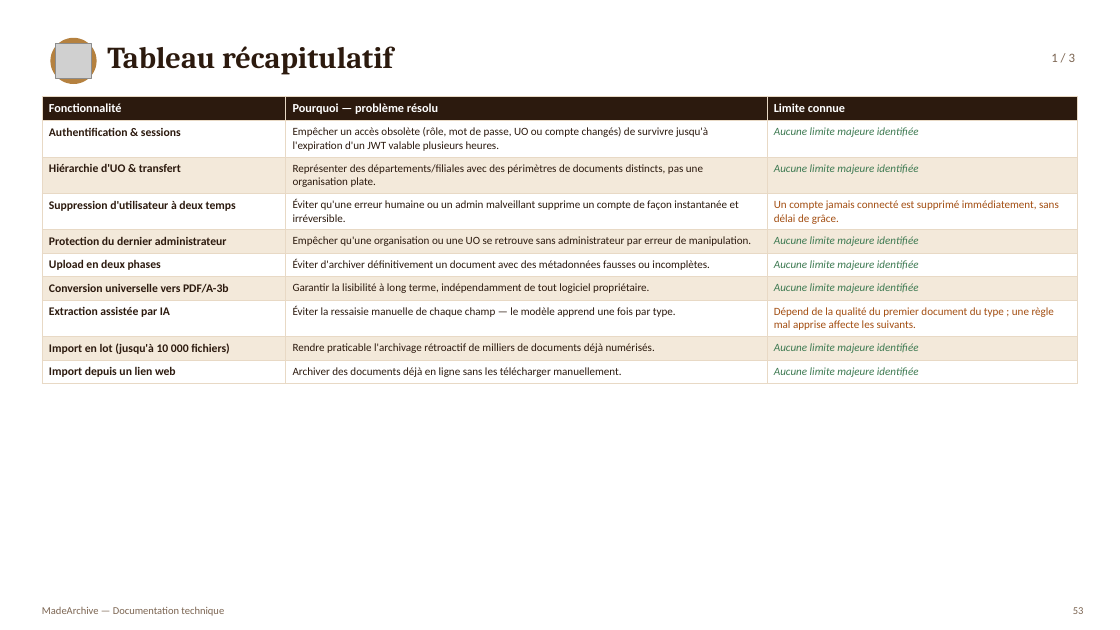
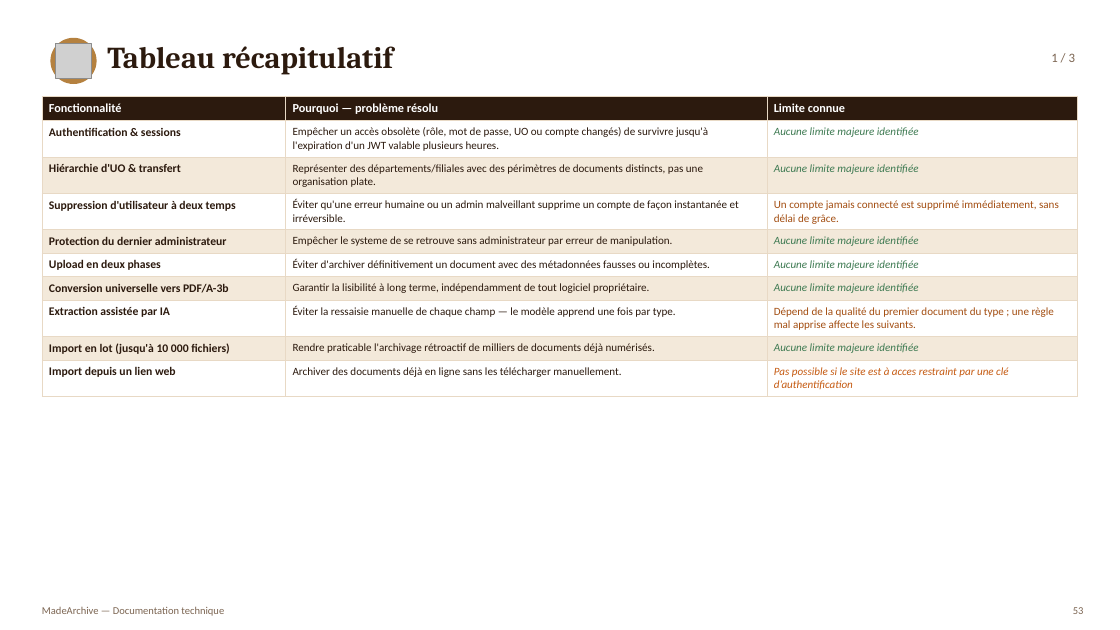
Before and after one commit to Lloyd-koutele/MadeArchive, a slide deck: slide 45 of docs/documentation-application.pptx (slide 53 before the commit). Drawn at 1120x630 pixels with LibreOffice and Linux fonts; fonts in the diff are those of the drawing; grey boxes stand for pictures. Boxes give left, top, right and bottom in pixels: in the first picture for what was removed or moved away, otherwise in the second. Text is boxed around its words. In the diff, an @@ line names an element or a change of style, - is before the commit and + after.

```diff
--- a/docs/documentation-application.pptx
+++ b/docs/documentation-application.pptx
@@ table at (42,97,1078,394) @@
-row 5, column 2: Empêcher qu'une organisation ou une UO se retrouve sans administrateur par erreur de manipulation.
+row 5, column 2: Empêcher le systeme de se retrouve sans administrateur par erreur de manipulation.
-row 10, column 3: Aucune limite majeure identifiée
+row 10, column 3: Pas possible si le site est à acces restraint par une clé d’authentification
```
Also in this commit, not shown: 29 other slides changed, 8 slides removed, 15 other files.
